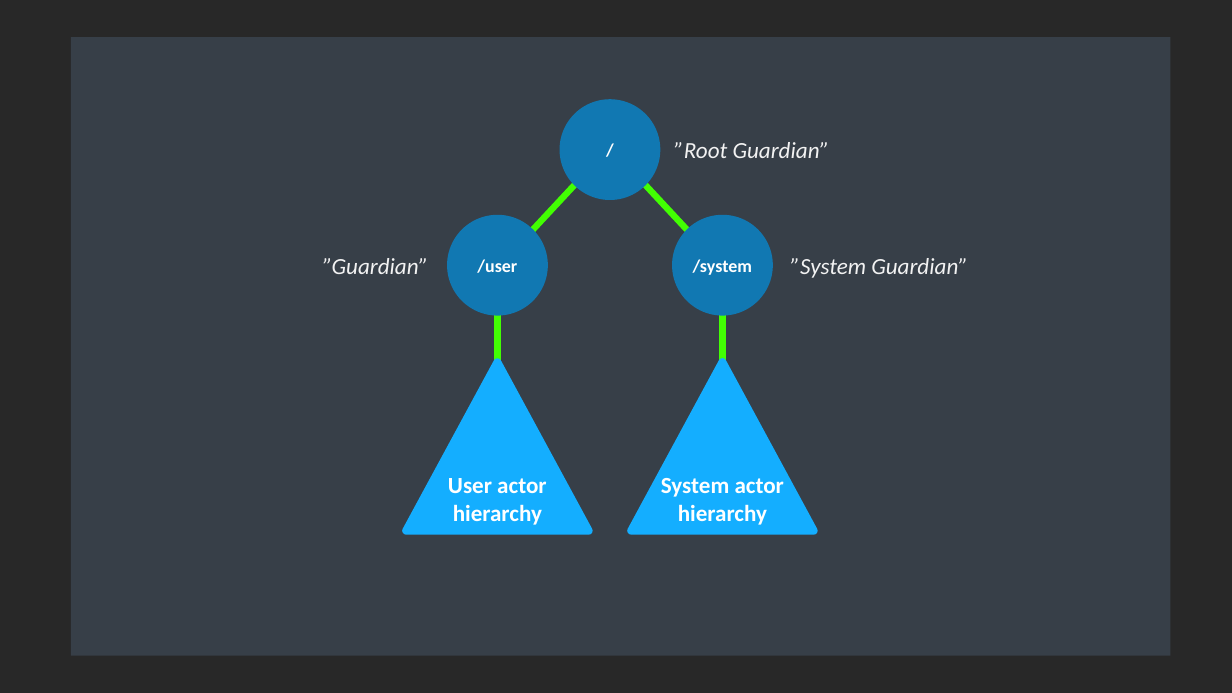
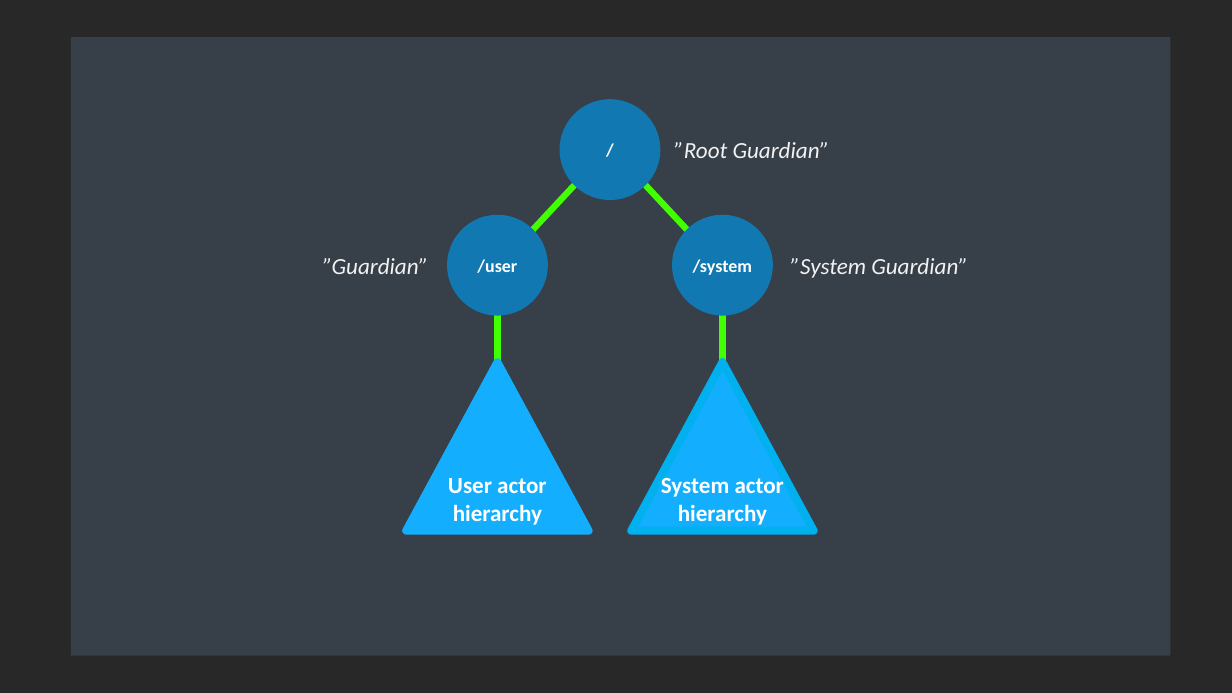
Before and after one commit to asynkron/website, a slide deck: slide 16 of media/logo.pptx (slide 18 before the commit). Drawn at 1232x693 pixels with LibreOffice and Linux fonts; fonts in the diff are those of the drawing. Boxes give left, top, right and bottom in pixels: in the first picture for what was removed or moved away, otherwise in the second. Text is boxed around its words. In the diff, an @@ line names an element or a change of style, - is before the commit and + after.

```diff
--- a/media/logo.pptx
+++ b/media/logo.pptx
@@ triangle "System actor" at [631,362,813,531]: outline #14AEFF 6.25 pt to #00B0EF 6.25 pt @@
```
Also in this commit, not shown: 10 other slides changed, 3 slides added, 3 slides removed.
